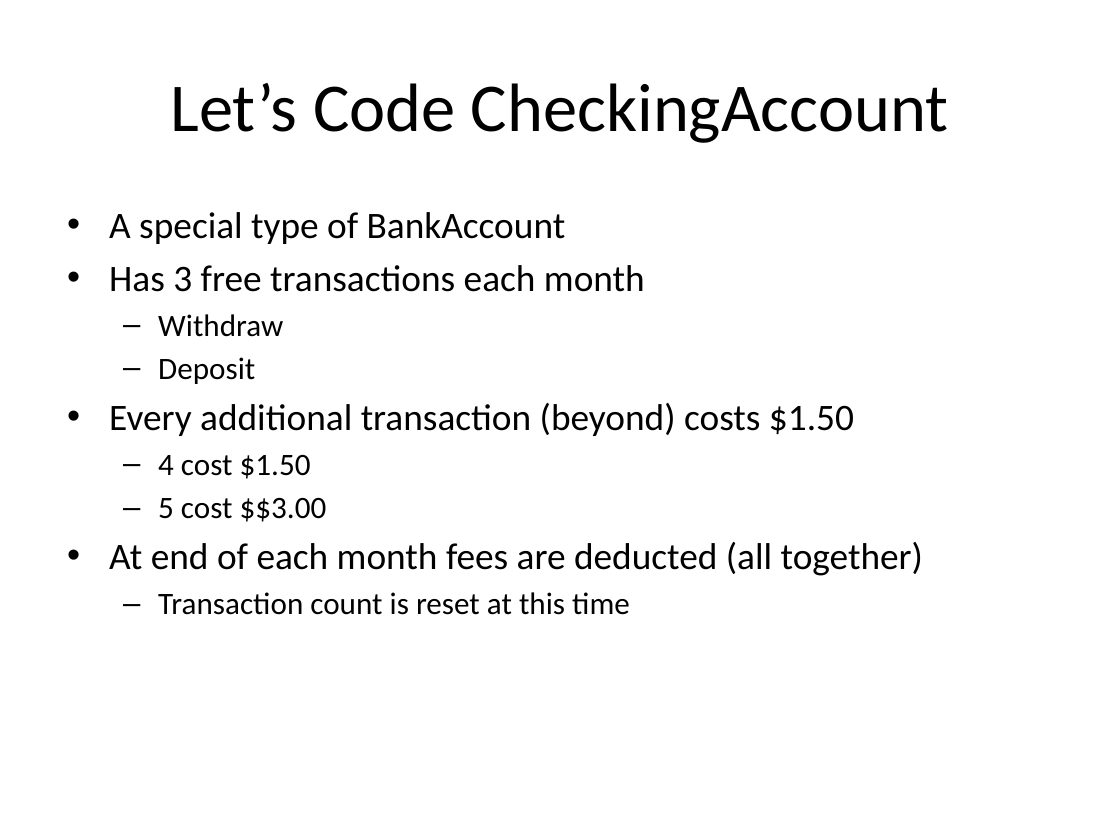
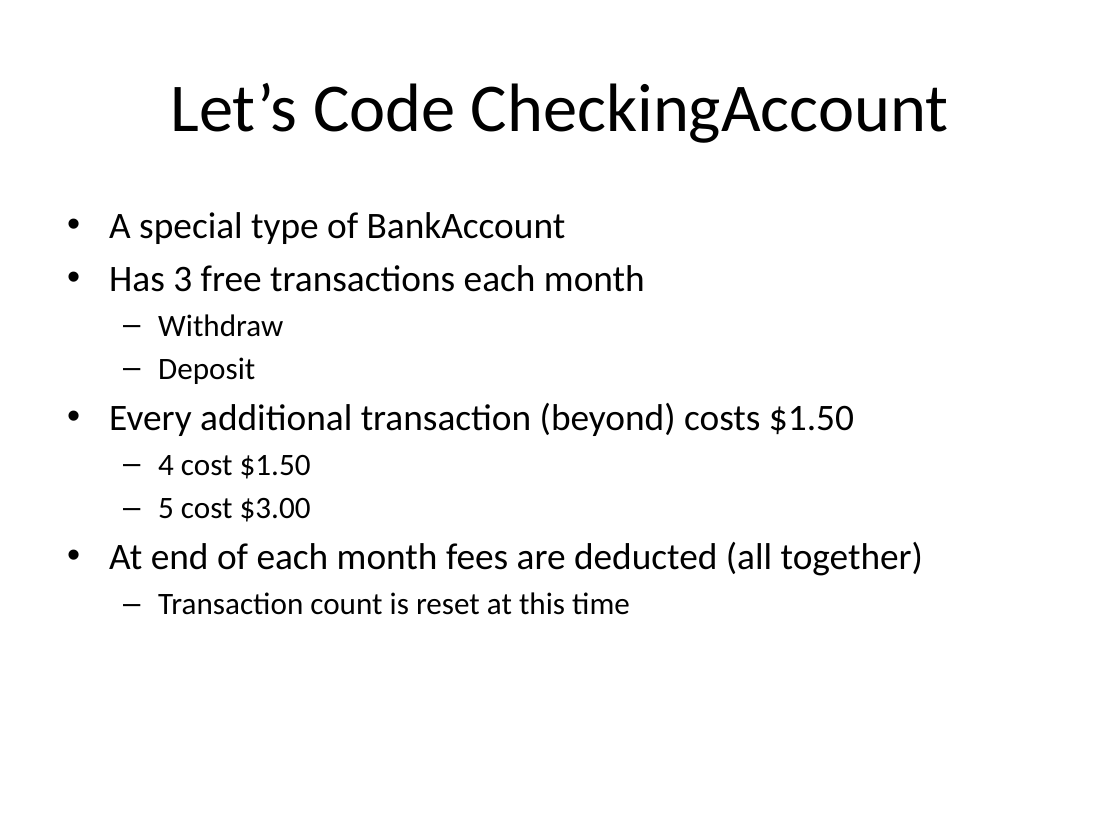
Before and after one commit to RHIT-CSSE/csse220, a slide deck: slide 12 of ClassMaterials/Inheritance/Slides/Inheritance.pptx. Drawn at 1120x840 pixels with LibreOffice and Linux fonts; fonts in the diff are those of the drawing. Boxes give left, top, right and bottom in pixels: in the first picture for what was removed or moved away, otherwise in the second. Text is boxed around its words. In the diff, an @@ line names an element or a change of style, - is before the commit and + after.

```diff
--- a/ClassMaterials/Inheritance/Slides/Inheritance.pptx
+++ b/ClassMaterials/Inheritance/Slides/Inheritance.pptx
@@ text at bbox=[158, 497, 311, 522]: text changed @@
-  – 5 cost $$3.00
+  – 5 cost $3.00
```
Also in this commit, not shown: 2 other slides changed, 1 slide added, 4 other files.
